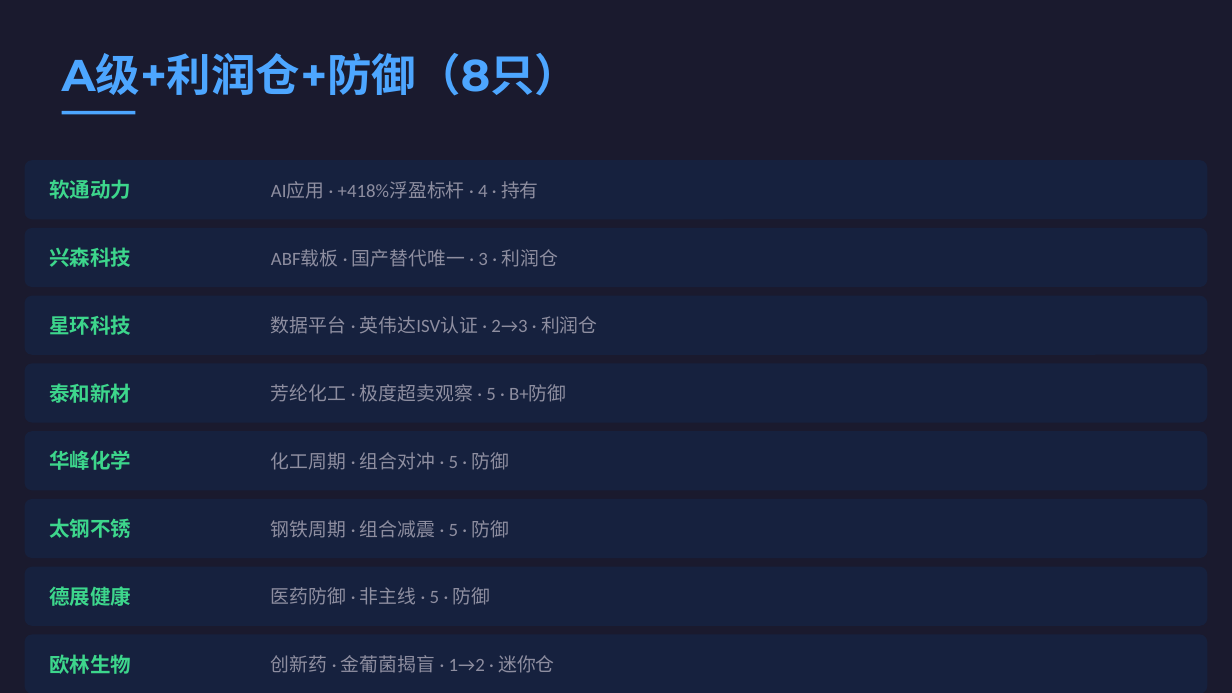
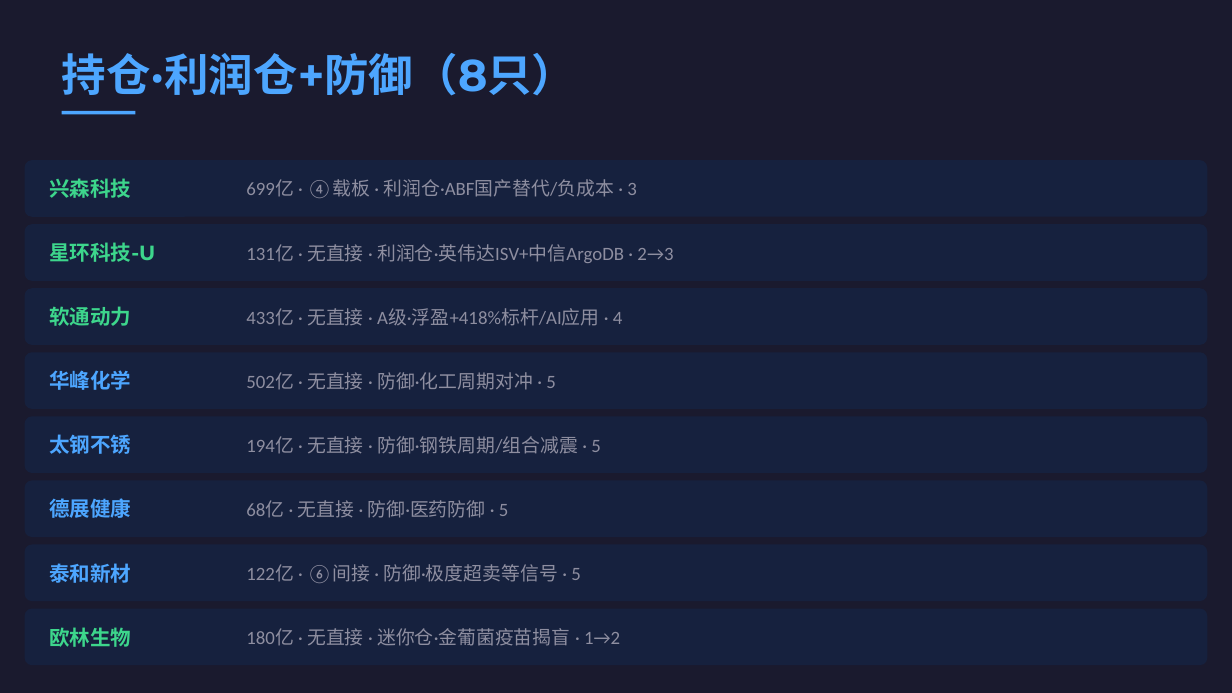
Before and after one commit to LaoPan2026/laopan-reports, a slide deck: slide 3 of reports/2026-07-11/full-portfolio-scan_2026-07-11.pptx (slide 4 before the commit). Drawn at 1232x693 pixels with LibreOffice and Linux fonts; fonts in the diff are those of the drawing. Boxes give left, top, right and bottom in pixels: in the first picture for what was removed or moved away, otherwise in the second. Text is boxed around its words. In the diff, an @@ line names an element or a change of style, - is before the commit and + after.

Commit message:
fix: 自选清单全扫描·19只标的（持仓12+观察7）

```diff
--- a/reports/2026-07-11/full-portfolio-scan_2026-07-11.pptx
+++ b/reports/2026-07-11/full-portfolio-scan_2026-07-11.pptx
@@ text at bbox=[62, 53, 577, 96]: text changed @@
-A级+利润仓+防御（8只）
+持仓·利润仓+防御（8只）
@@ text added at bbox=[49, 178, 131, 198], 12 pt, text #3DD68C, bold @@
+兴森科技
@@ text at bbox=[246, 179, 637, 198]: text changed @@
-AI应用 · +418%浮盈标杆 · 4 · 持有
+699亿 · ④载板 · 利润仓·ABF国产替代/负成本 · 3
@@ rounded rectangle: place and size @@
-rounded rectangle at bbox=[25, 228, 1207, 287]
+rounded rectangle at bbox=[25, 224, 1207, 281]
@@ text at bbox=[49, 242, 155, 262]: text changed @@
-兴森科技
+星环科技-U
@@ text at bbox=[246, 244, 673, 263]: text changed @@
-ABF载板 · 国产替代唯一 · 3 · 利润仓
+131亿 · 无直接 · 利润仓·英伟达ISV+中信ArgoDB · 2→3
@@ rounded rectangle: place and size @@
-rounded rectangle at bbox=[25, 296, 1207, 355]
+rounded rectangle at bbox=[25, 288, 1207, 345]
@@ text "软通动力": place and size @@
-text "软通动力" at bbox=[49, 179, 131, 199]
+text "软通动力" at bbox=[49, 306, 131, 326]
@@ text removed at bbox=[49, 315, 131, 335] @@
-星环科技
@@ text at bbox=[246, 308, 623, 326]: text changed @@
-数据平台 · 英伟达ISV认证 · 2→3 · 利润仓
+433亿 · 无直接 · A级·浮盈+418%标杆/AI应用 · 4
@@ rounded rectangle: place and size @@
-rounded rectangle at bbox=[25, 363, 1207, 423]
+rounded rectangle at bbox=[25, 352, 1207, 409]
@@ text "华峰化学": place and size @@
-text "华峰化学" at bbox=[49, 450, 131, 470]
+text "华峰化学" at bbox=[49, 370, 131, 390]
@@ text at bbox=[246, 372, 556, 390]: text changed @@
-芳纶化工 · 极度超卖观察 · 5 · B+防御
+502亿 · 无直接 · 防御·化工周期对冲 · 5
@@ rounded rectangle: place and size @@
-rounded rectangle at bbox=[25, 431, 1207, 490]
+rounded rectangle at bbox=[25, 416, 1207, 473]
@@ text "太钢不锈": place and size @@
-text "太钢不锈" at bbox=[49, 518, 131, 538]
+text "太钢不锈" at bbox=[49, 434, 131, 454]
@@ text at bbox=[246, 436, 601, 454]: text changed @@
-化工周期 · 组合对冲 · 5 · 防御
+194亿 · 无直接 · 防御·钢铁周期/组合减震 · 5
@@ rounded rectangle: place and size @@
-rounded rectangle at bbox=[25, 499, 1207, 558]
+rounded rectangle at bbox=[25, 480, 1207, 537]
@@ text "德展健康": place and size @@
-text "德展健康" at bbox=[49, 584, 131, 610]
+text "德展健康" at bbox=[49, 496, 131, 522]
@@ text at bbox=[246, 500, 509, 518]: text changed @@
-钢铁周期 · 组合减震 · 5 · 防御
+68亿 · 无直接 · 防御·医药防御 · 5
@@ rounded rectangle: place and size @@
-rounded rectangle at bbox=[25, 567, 1207, 626]
+rounded rectangle at bbox=[25, 545, 1207, 601]
@@ text colour #3DD68C to #4DA6FF in 4 elements at bbox=[49, 370, 131, 390], bbox=[49, 434, 131, 454], bbox=[49, 496, 131, 522], bbox=[49, 563, 131, 583] @@
@@ text "泰和新材": place and size @@
-text "泰和新材" at bbox=[49, 383, 131, 403]
+text "泰和新材" at bbox=[49, 563, 131, 583]
@@ text at bbox=[246, 564, 581, 583]: text changed @@
-医药防御 · 非主线 · 5 · 防御
+122亿 · ⑥间接 · 防御·极度超卖等信号 · 5
@@ proportions changed in 8 elements at bbox=[25, 160, 1207, 217], bbox=[25, 224, 1207, 281], bbox=[25, 288, 1207, 345], bbox=[25, 352, 1207, 409], bbox=[25, 416, 1207, 473], bbox=[25, 480, 1207, 537], bbox=[25, 545, 1207, 601], bbox=[25, 609, 1207, 665] @@
@@ rounded rectangle: place and size @@
-rounded rectangle at bbox=[25, 634, 1207, 693]
+rounded rectangle at bbox=[25, 609, 1207, 665]
@@ text "欧林生物": place and size @@
-text "欧林生物" at bbox=[49, 654, 131, 674]
+text "欧林生物" at bbox=[49, 627, 131, 647]
@@ text at bbox=[246, 628, 620, 646]: text changed @@
-创新药 · 金葡菌揭盲 · 1→2 · 迷你仓
+180亿 · 无直接 · 迷你仓·金葡菌疫苗揭盲 · 1→2
```
Also in this commit, not shown: 6 other slides changed, 1 slide added, 1 slide removed, 1 other file.
